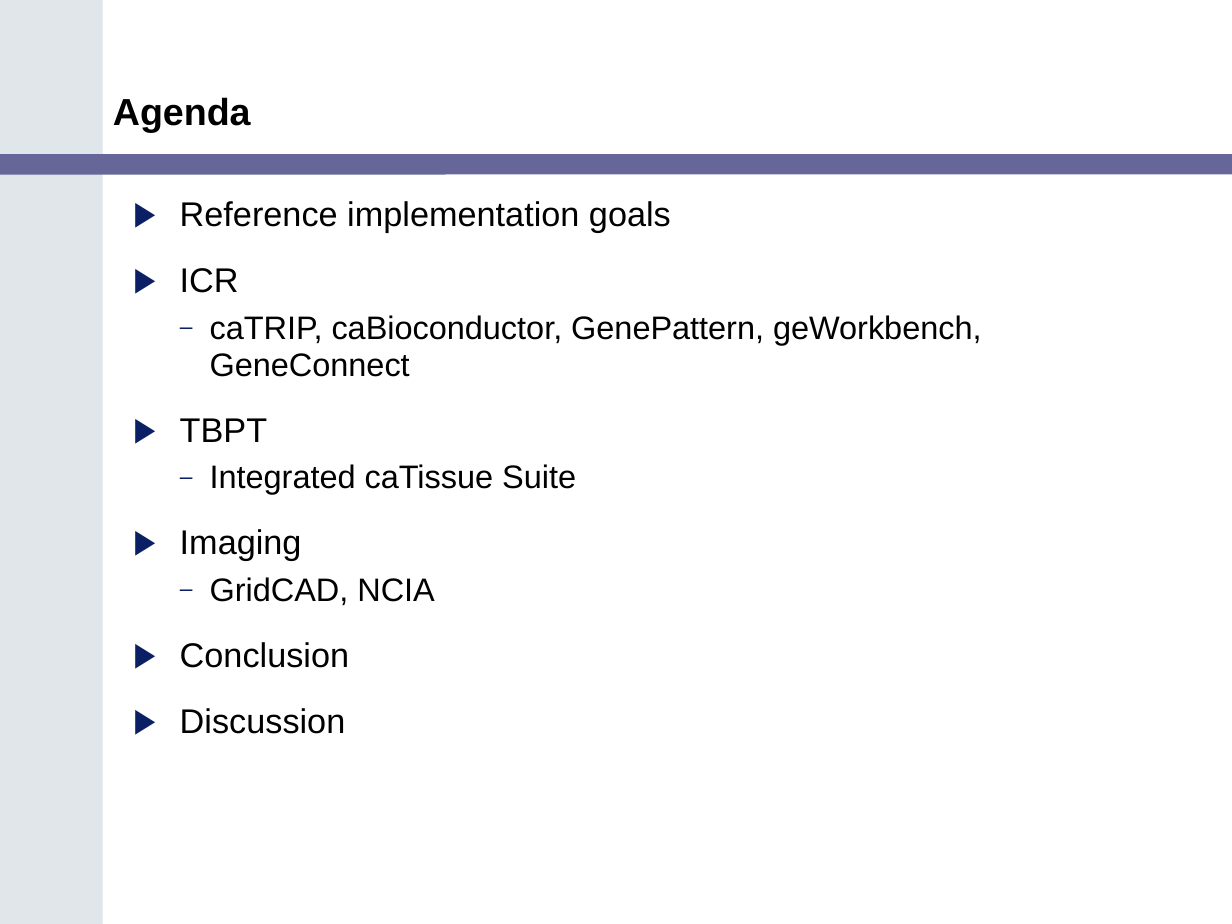
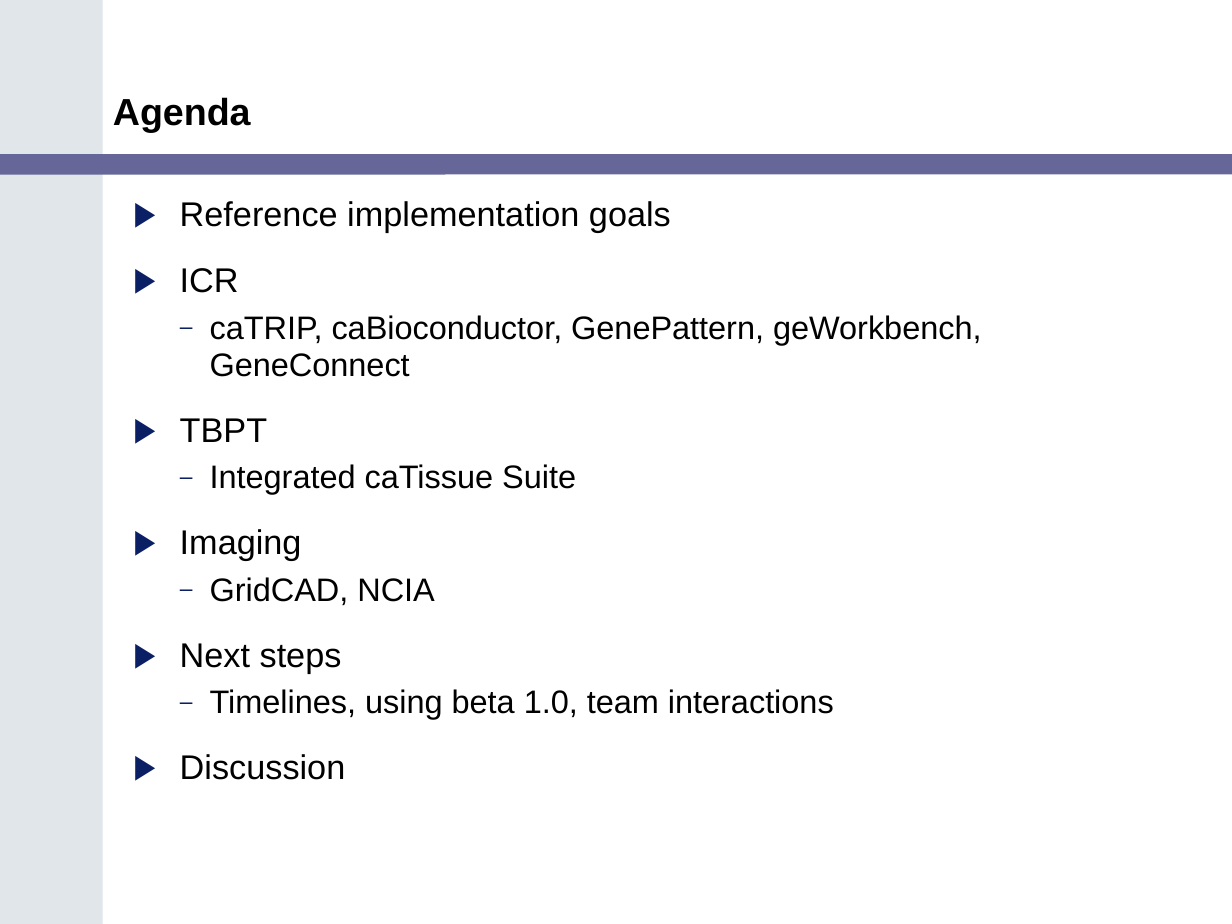
Before and after one commit to NCIP/cagrid-docs, a slide deck: slide 2 of presentations/200607_VCDE_ARCH/Ref_Impl_Arch_VCDE_2006_07.ppt. Drawn at 1232x924 pixels with LibreOffice and Linux fonts; fonts in the diff are those of the drawing; background and template pictures are left out. Boxes give left, top, right and bottom in pixels: in the first picture for what was removed or moved away, otherwise in the second. Text is boxed around its words. In the diff, an @@ line names an element or a change of style, - is before the commit and + after.

```diff
--- a/presentations/200607_VCDE_ARCH/Ref_Impl_Arch_VCDE_2006_07.ppt
+++ b/presentations/200607_VCDE_ARCH/Ref_Impl_Arch_VCDE_2006_07.ppt
@@ text at (x1=180, y1=643, x2=834, y2=719): text changed; size 20 to 19 pt @@
-▶ Conclusion
+▶ Next steps
+  – Timelines, using beta 1.0, team interactions
```
Also in this commit, not shown: 7 other slides changed, 7 slides added, 5 slides removed.
